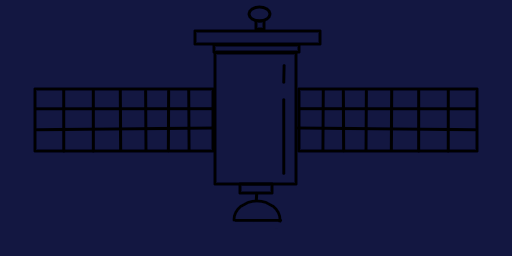
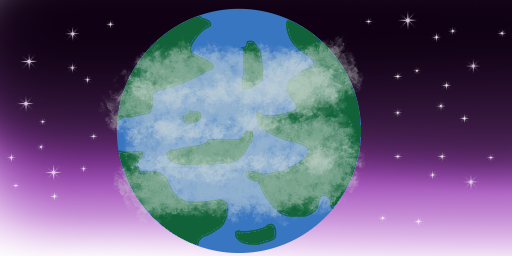
Two versions of the same layered image (512 × 256). Layer-by-layer changes:
removed layer "Paint Layer 1" over <box>0,0,512,256</box>
added layer "颜料图层 1" above "背景" over <box>0,0,512,256</box>
added layer "背景" over <box>0,0,512,256</box>
